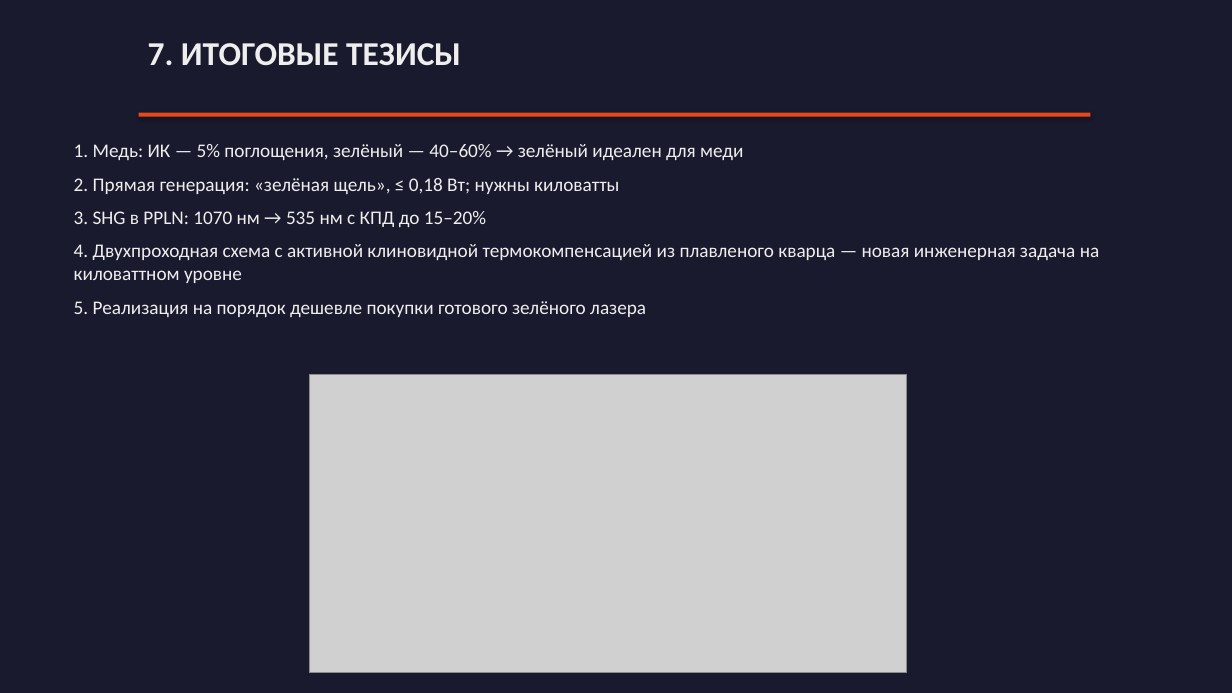
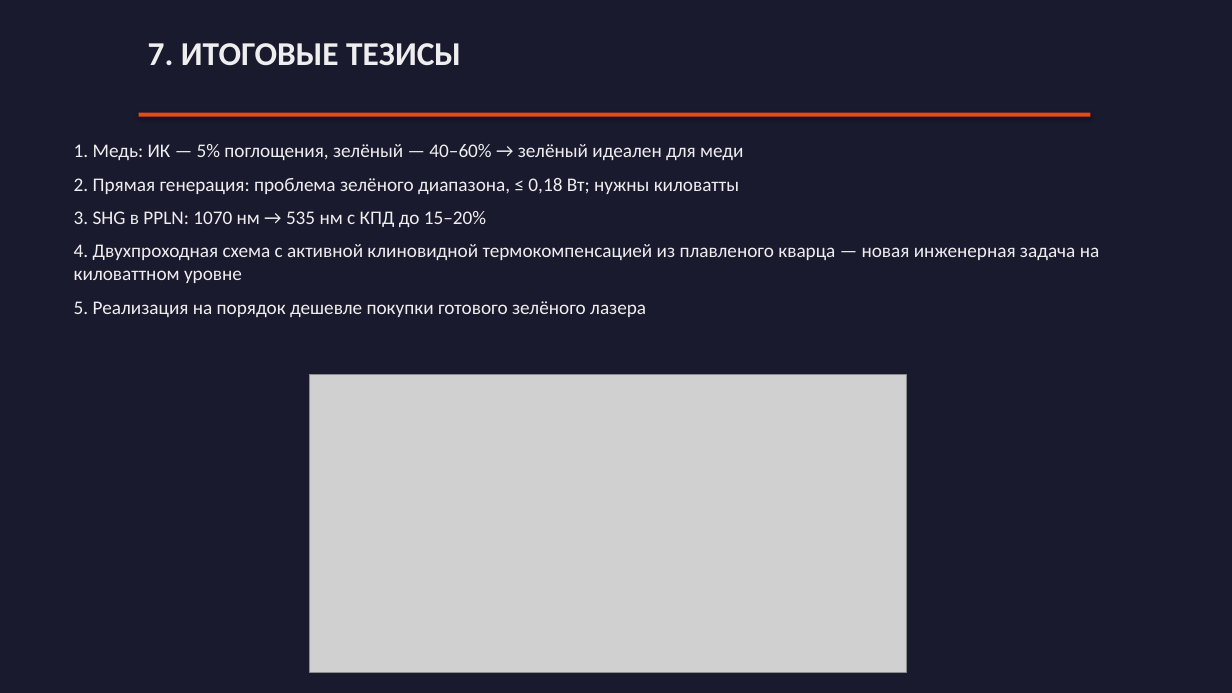
Before and after one commit to Evgeniy-makdak/Lecture-4_optional, a slide deck: slide 7 of Лекция_4доп_Генерация_зелёного_излучения.pptx. Drawn at 1232x693 pixels with LibreOffice and Linux fonts; fonts in the diff are those of the drawing; grey boxes stand for pictures. Boxes give left, top, right and bottom in pixels: in the first picture for what was removed or moved away, otherwise in the second. Text is boxed around its words. In the diff, an @@ line names an element or a change of style, - is before the commit and + after.

Commit message:
Заменить некорректный термин «зелёная щель» на «проблема зелёного диапазона» (green gap) в скрипте, README, презентации и раскадровке

```diff
--- a/Лекция_4доп_Генерация_зелёного_излучения.pptx
+++ b/Лекция_4доп_Генерация_зелёного_излучения.pptx
@@ text at <box>74,178,739,194</box>: text changed @@
-2. Прямая генерация: «зелёная щель», ≤ 0,18 Вт; нужны киловатты
+2. Прямая генерация: проблема зелёного диапазона, ≤ 0,18 Вт; нужны киловатты
```
Also in this commit, not shown: 3 other slides changed, 3 other files.
